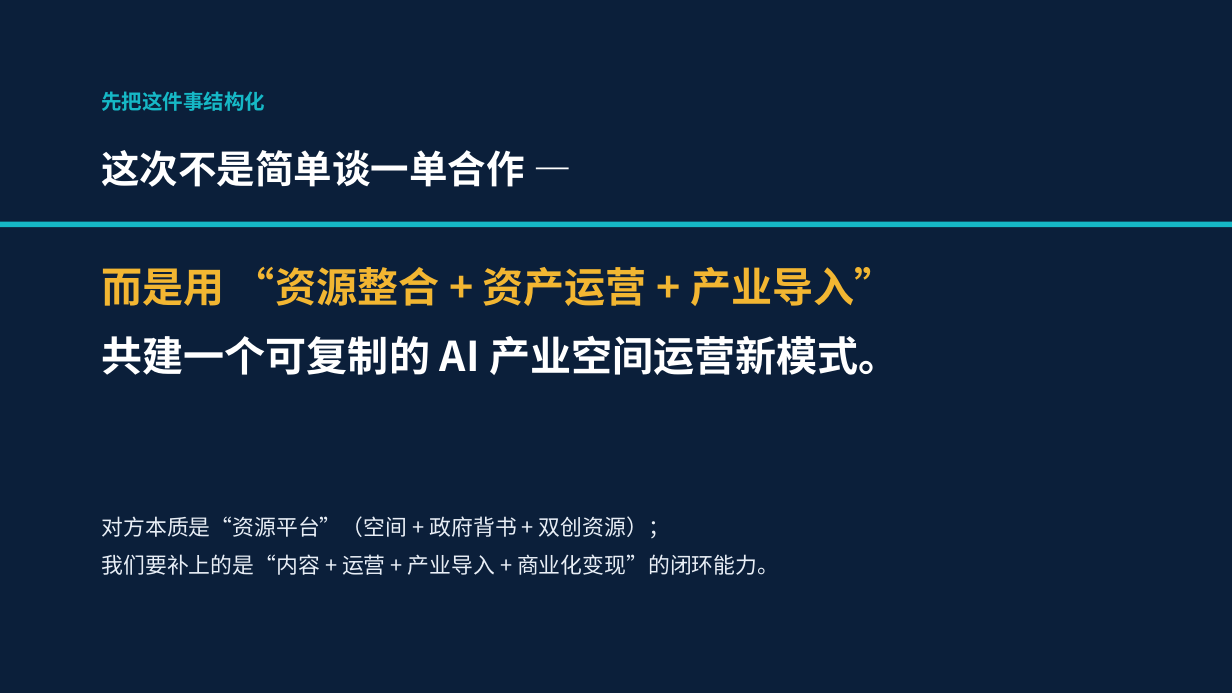
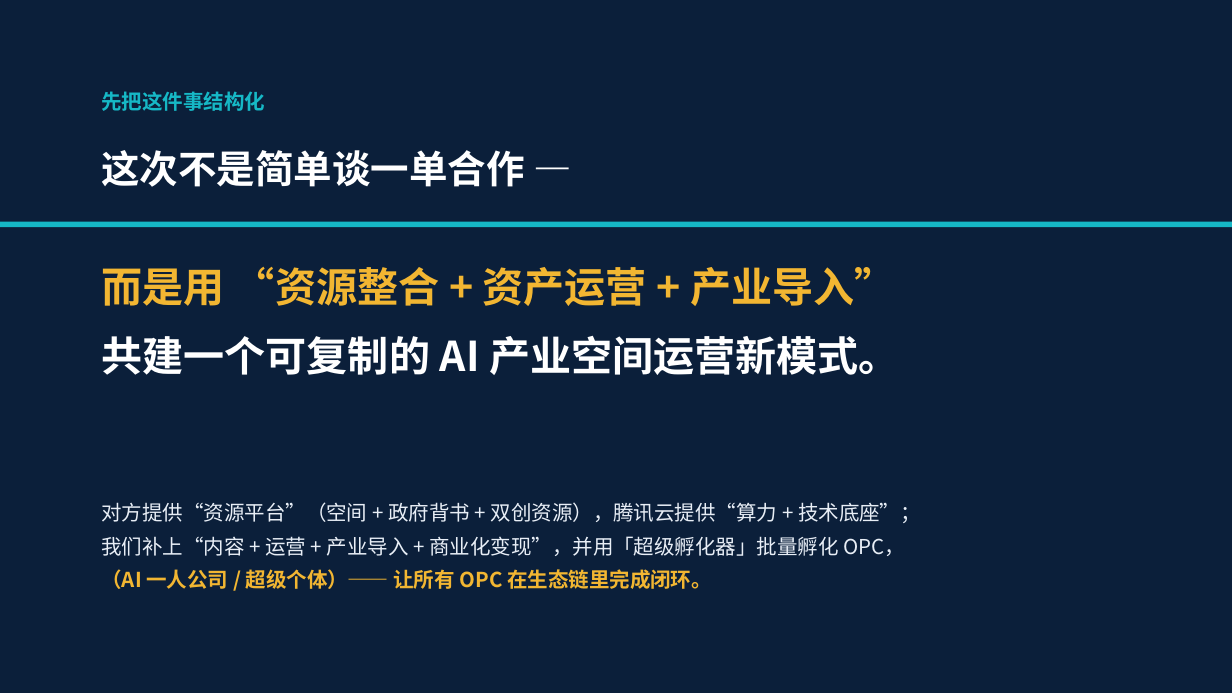
Before and after one commit to hujigang2010-maker/AIDEN, a slide deck: slide 2 of 合作方案_AI云计算产业生态共同体.pptx. Drawn at 1232x693 pixels with LibreOffice and Linux fonts; fonts in the diff are those of the drawing. Boxes give left, top, right and bottom in pixels: in the first picture for what was removed or moved away, otherwise in the second. Text is boxed around its words. In the diff, an @@ line names an element or a change of style, - is before the commit and + after.

```diff
--- a/合作方案_AI云计算产业生态共同体.pptx
+++ b/合作方案_AI云计算产业生态共同体.pptx
@@ text at <box>101,502,921,589</box>: text changed; size 17 to 16 pt @@
-对方本质是“资源平台”（空间 + 政府背书 + 双创资源）；
-我们要补上的是“内容 + 运营 + 产业导入 + 商业化变现”的闭环能力。
+对方提供“资源平台”（空间 + 政府背书 + 双创资源），腾讯云提供“算力 + 技术底座”；
+我们补上“内容 + 运营 + 产业导入 + 商业化变现”，并用「超级孵化器」批量孵化 OPC，
+（AI 一人公司 / 超级个体）—— 让所有 OPC 在生态链里完成闭环。
```
Also in this commit, not shown: 6 other slides changed, 2 slides added, 2 other files.
